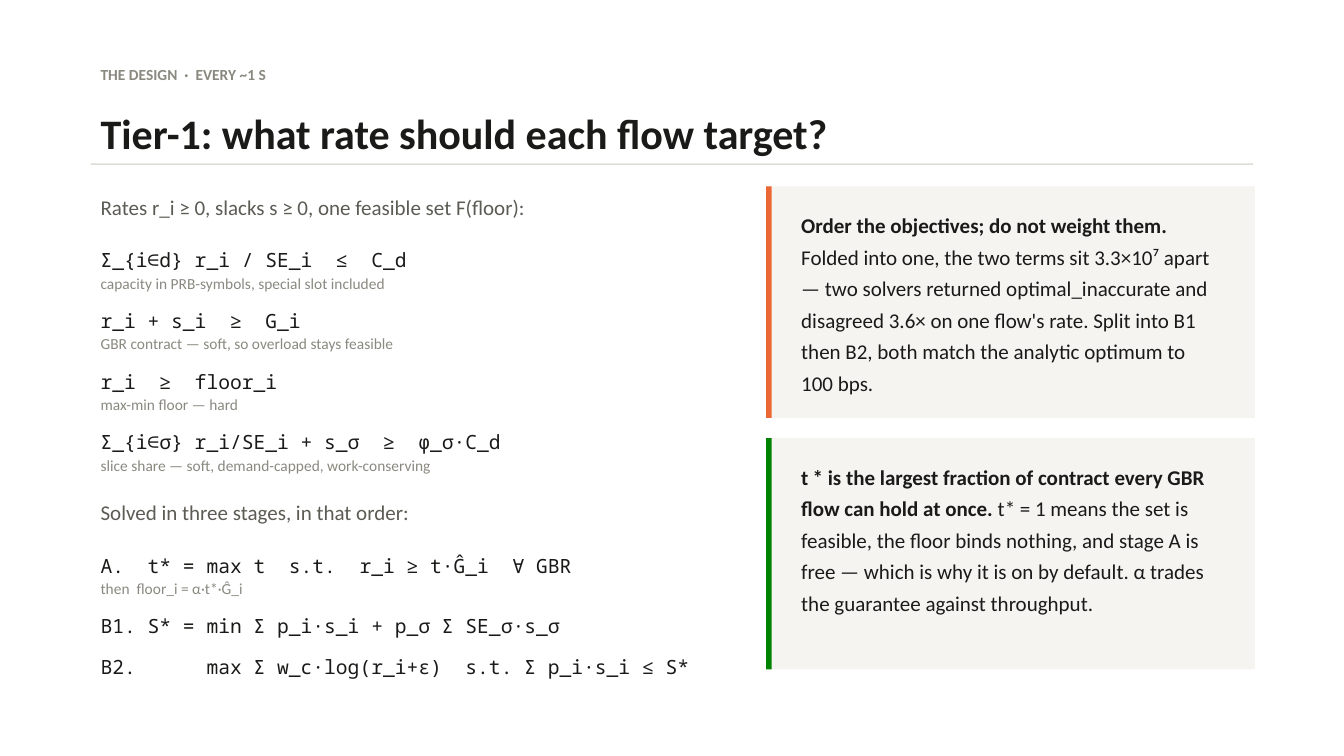
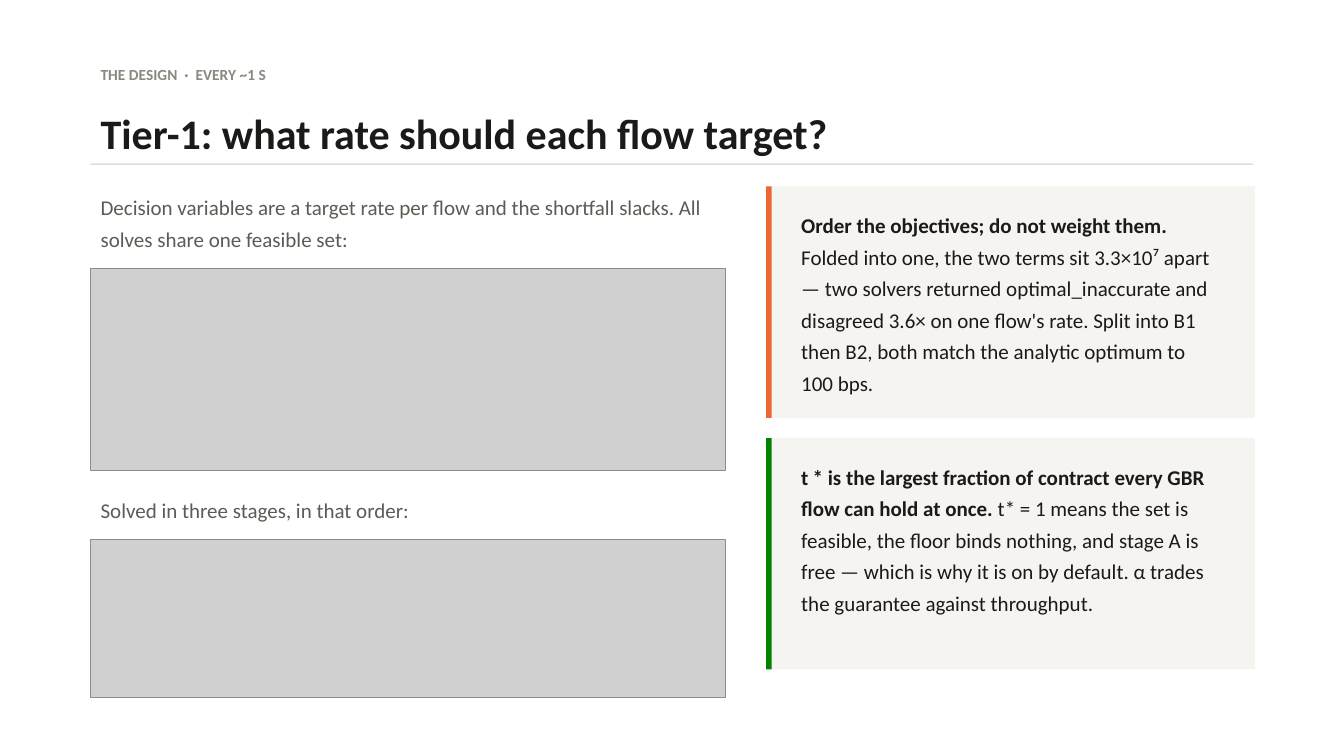
Before and after one commit to rahulnetsc/5g-qos-stack-personal, a slide deck: slide 4 of deck/two-tier-scheduler.pptx. Drawn at 1344x756 pixels with LibreOffice and Linux fonts; fonts in the diff are those of the drawing; grey boxes stand for pictures. Boxes give left, top, right and bottom in pixels: in the first picture for what was removed or moved away, otherwise in the second. Text is boxed around its words. In the diff, an @@ line names an element or a change of style, - is before the commit and + after.

```diff
--- a/deck/two-tier-scheduler.pptx
+++ b/deck/two-tier-scheduler.pptx
@@ text at (x1=101, y1=200, x2=701, y2=247): text changed @@
-Rates r_i ≥ 0, slacks s ≥ 0, one feasible set F(floor):
+Decision variables are a target rate per flow and the shortfall slacks. All solves share one feasible set:
@@ picture added at (x1=91, y1=269, x2=726, y2=471) @@
@@ text removed at (x1=101, y1=252, x2=500, y2=474) @@
-Σ_{i∈d} r_i / SE_i ≤ C_d
-capacity in PRB-symbols, special slot included
-r_i + s_i ≥ G_i
-GBR contract — soft, so overload stays feasible
-r_i ≥ floor_i
-max-min floor — hard
-Σ_{i∈σ} r_i/SE_i + s_σ ≥ φ_σ·C_d
-slice share — soft, demand-capped, work-conserving
@@ picture added at (x1=91, y1=539, x2=726, y2=698) @@
@@ text removed at (x1=101, y1=554, x2=690, y2=679) @@
-A. t* = max t s.t. r_i ≥ t·Ĝ_i ∀ GBR
-then floor_i = α·t*·Ĝ_i
-B1. S* = min Σ p_i·s_i + p_σ Σ SE_σ·s_σ
-B2. max Σ w_c·log(r_i+ε) s.t. Σ p_i·s_i ≤ S*
```
Also in this commit, not shown: 1 other slide changed, 8 other files.
